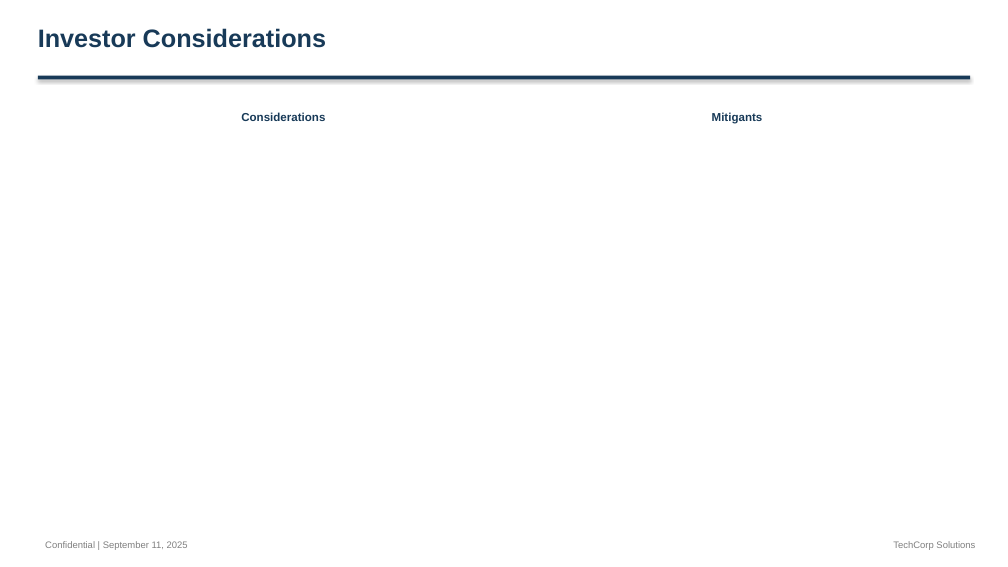
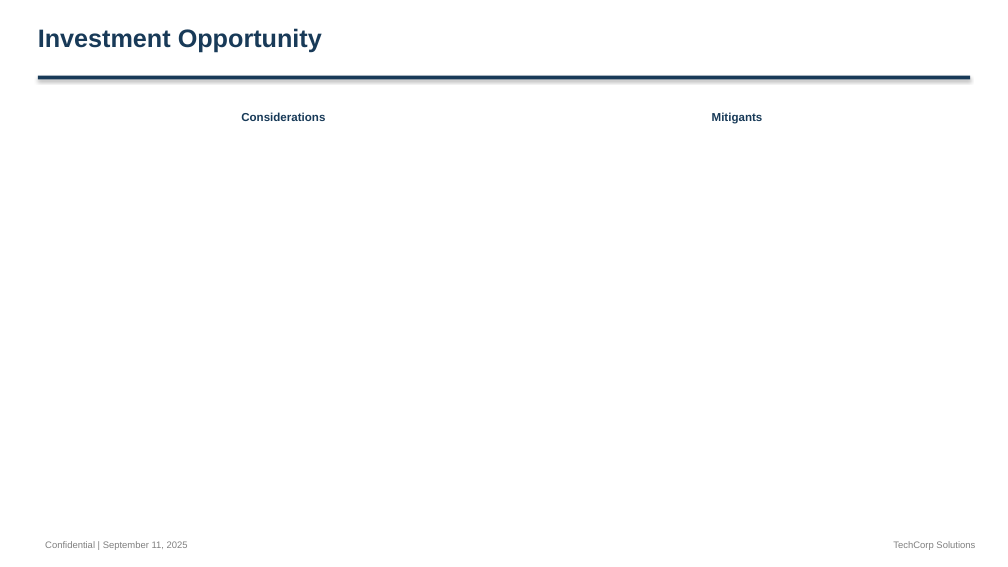
Before and after one commit to alinvb/slide_generator, a slide deck: slide 15 of output_presentation.pptx (slide 14 before the commit). Drawn at 1008x567 pixels with LibreOffice and Linux fonts; fonts in the diff are those of the drawing. Boxes give left, top, right and bottom in pixels: in the first picture for what was removed or moved away, otherwise in the second. Text is boxed around its words. In the diff, an @@ line names an element or a change of style, - is before the commit and + after.

```diff
--- a/output_presentation.pptx
+++ b/output_presentation.pptx
@@ text at box(38, 28, 322, 53): text changed @@
-Investor Considerations
+Investment Opportunity
```
Also in this commit, not shown: 6 other slides changed, 4 slides added, 3 slides removed, 1 other file.
